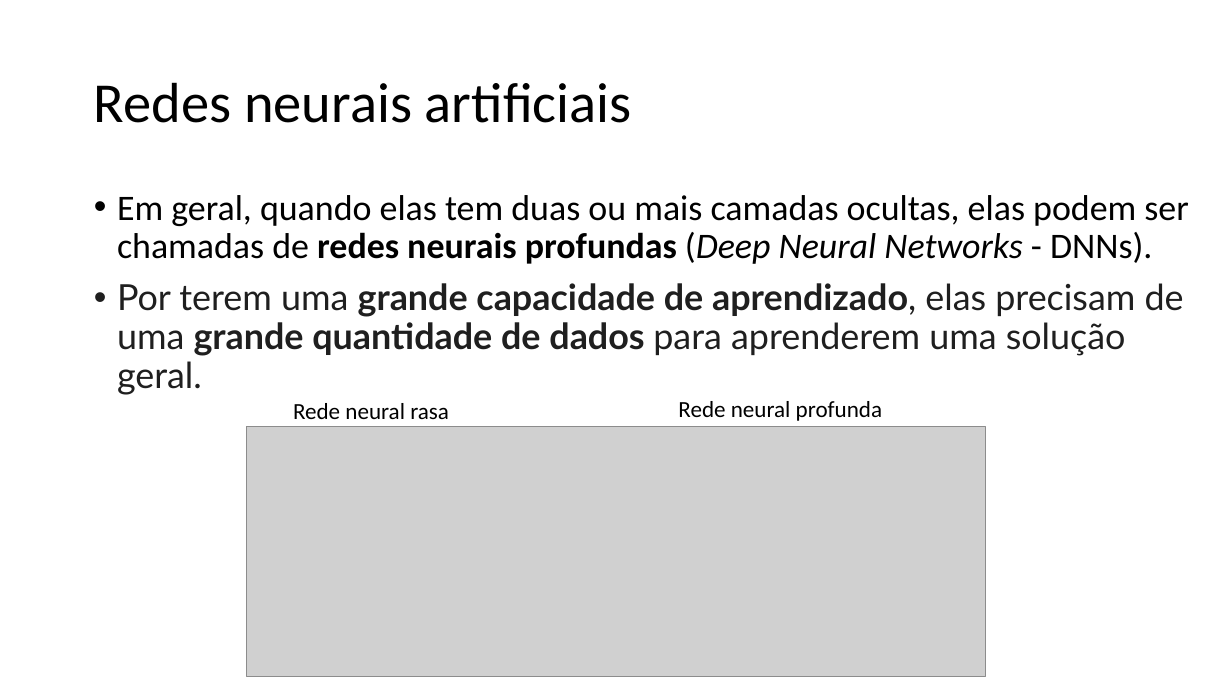
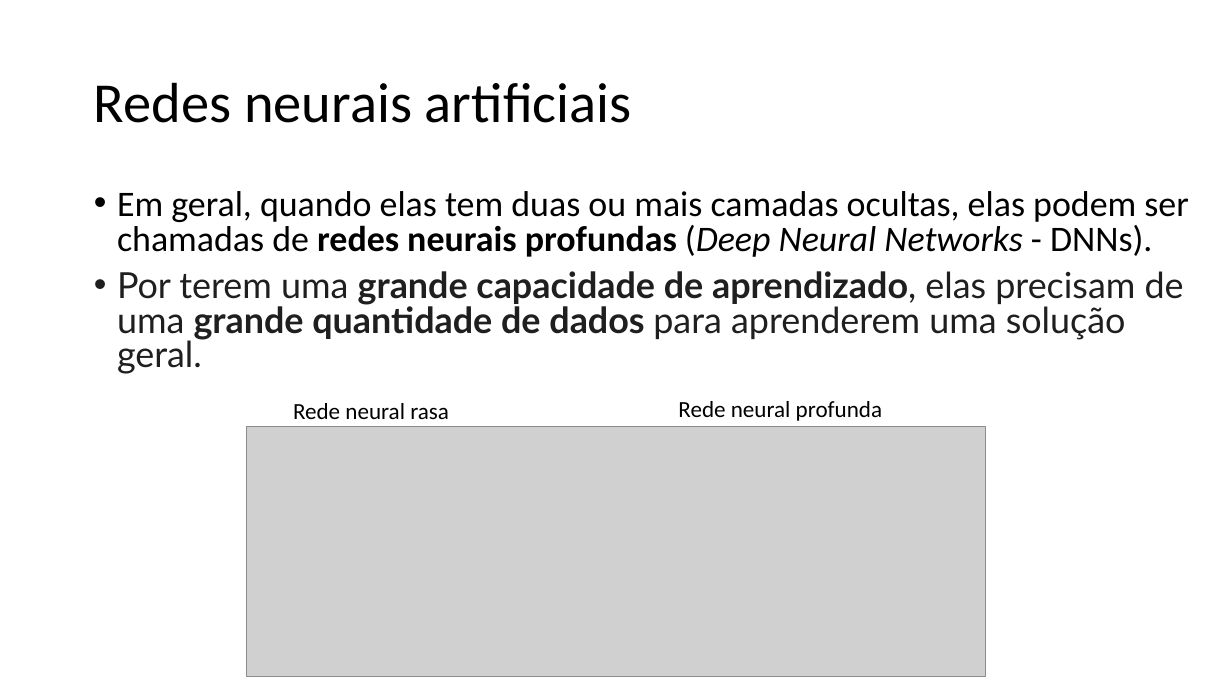
Before and after one commit to zz4fap/c24_inteligencia_artificial, a slide deck: slide 23 of slides/C24_MLP.pptx. Drawn at 1232x693 pixels with LibreOffice and Linux fonts; fonts in the diff are those of the drawing; grey boxes stand for pictures. Boxes give left, top, right and bottom in pixels: in the first picture for what was removed or moved away, otherwise in the second. Text is boxed around its words. In the diff, an @@ line names an element or a change of style, - is before the commit and + after.

```diff
--- a/slides/C24_MLP.pptx
+++ b/slides/C24_MLP.pptx
@@ text "Em geral, quando elas tem ..." at (117,191,1188,374): line spacing 0.9 to 0.8 @@
```
Also in this commit, not shown: 2 other slides changed, 7 slides added.
